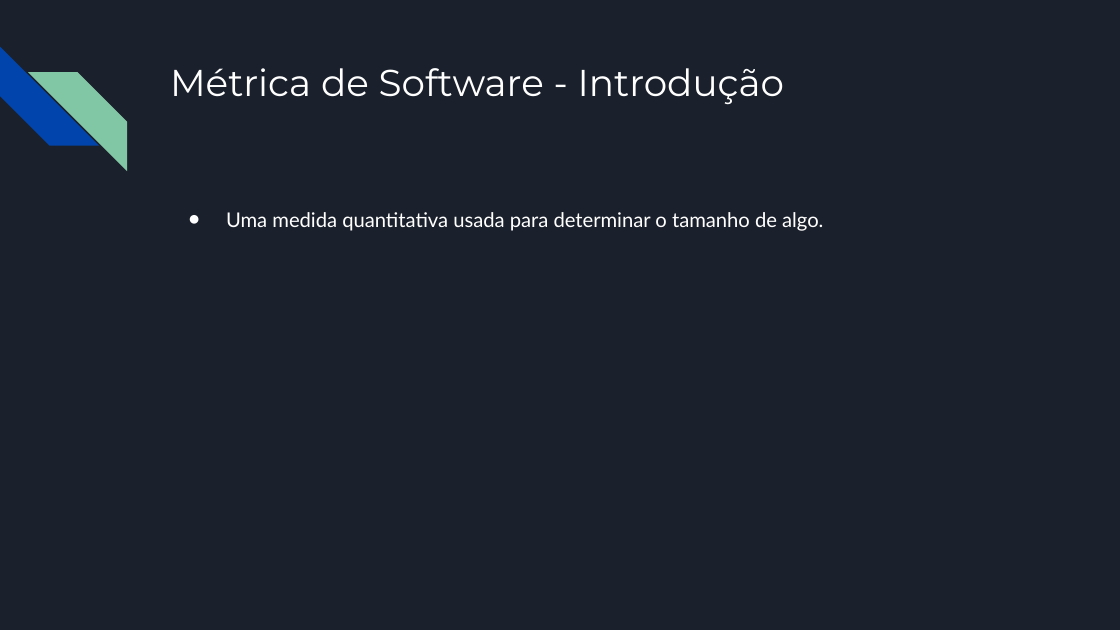
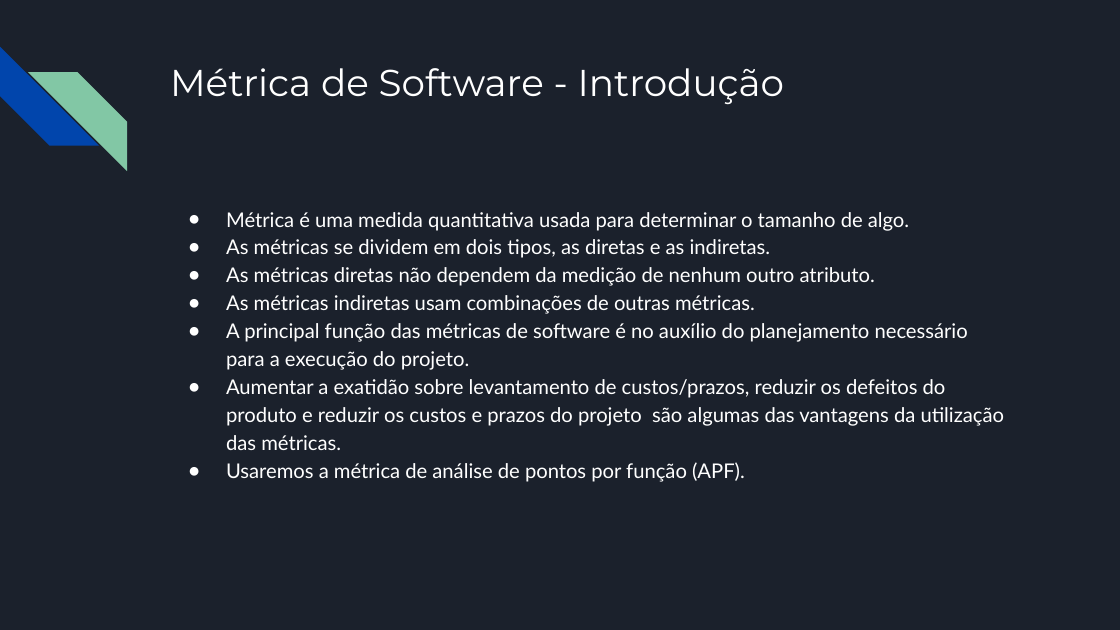
Before and after one commit to Aloizio02/ES-1.2018-Grupo-5, a slide deck: slide 14 of Apresentação 03.pptx (slide 13 before the commit). Drawn at 1120x630 pixels with LibreOffice and Linux fonts; fonts in the diff are those of the drawing. Boxes give left, top, right and bottom in pixels: in the first picture for what was removed or moved away, otherwise in the second. Text is boxed around its words. In the diff, an @@ line names an element or a change of style, - is before the commit and + after.

```diff
--- a/Apresentação 03.pptx
+++ b/Apresentação 03.pptx
@@ text at [226,212,1005,482]: text changed @@
-● Uma medida quantitativa usada para determinar o tamanho de algo.
+● Métrica é uma medida quantitativa usada para determinar o tamanho de algo.
+● As métricas se dividem em dois tipos, as diretas e as indiretas.
+● As métricas diretas não dependem da medição de nenhum outro atributo.
+● As métricas indiretas usam combinações de outras métricas.
+● A principal função das métricas de software é no auxílio do planejamento necessário para a execução do projeto.
+● Aumentar a exatidão sobre levantamento de custos/prazos, reduzir os defeitos do produto e reduzir os custos e prazos do projeto são algumas das vantagens da utilização das métricas.
+● Usaremos a métrica de análise de pontos por função (APF).
```
Also in this commit, not shown: 1 other slide changed, 3 slides added.
